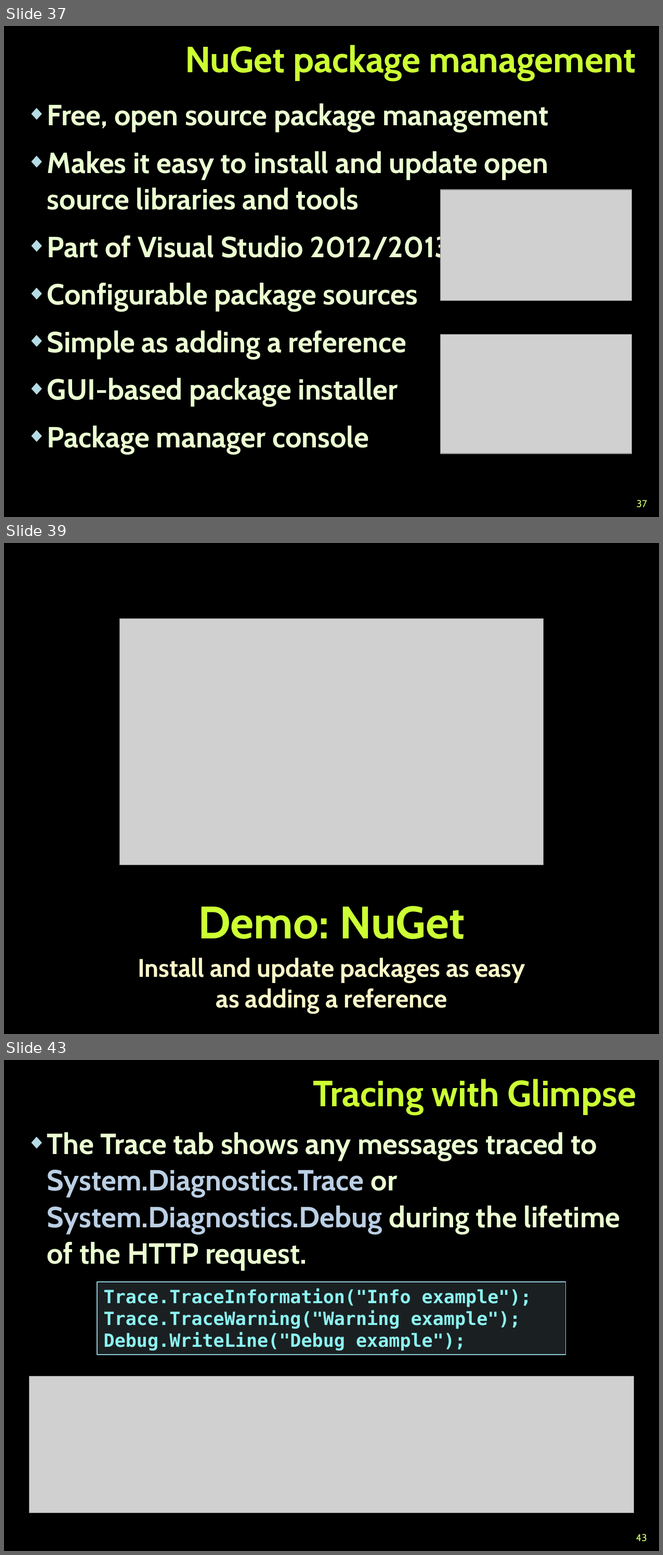
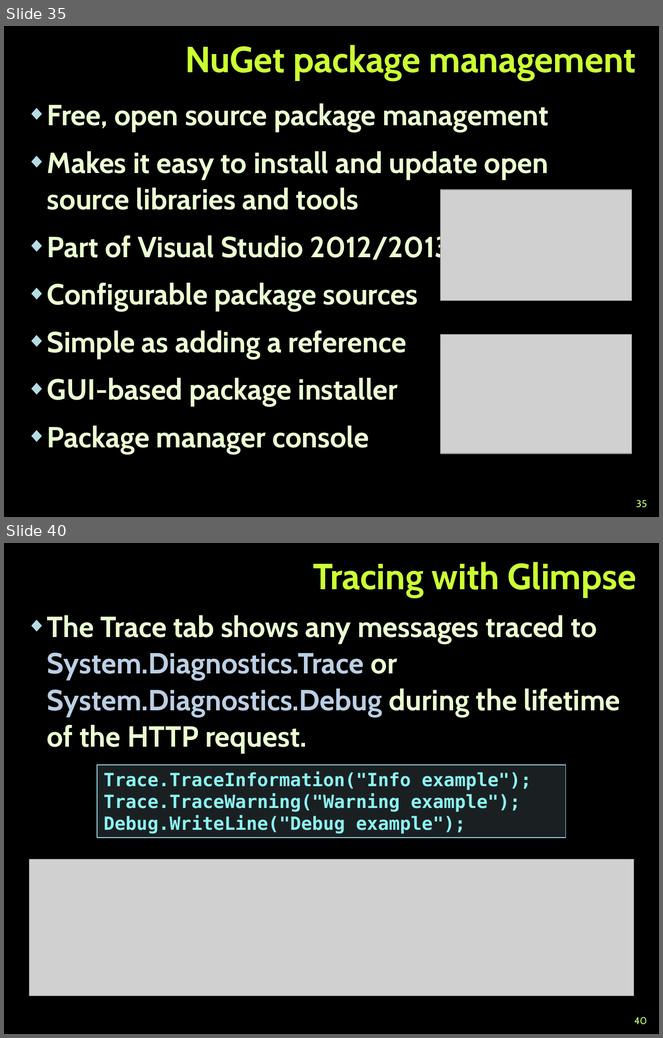
Before and after one commit to TelerikAcademy/ASP.NET-MVC, a slide deck: 01. Introduction-to-ASP.NET-MVC/Introduction to ASP.NET MVC.pptx. Shown one above the other, each under a label of ours: slides 37, 39 and 43 before the commit, slides 35 and 40 after it; the slides between them are not shown. The pictures are 663x1555 and 663x1038 pixels, drawn with LibreOffice and Linux fonts; fonts in the diff are those of the drawing; grey boxes stand for pictures; background and template pictures are left out. Boxes give left, top, right and bottom in pixels: in the first picture for what was removed or moved away, otherwise in the second. Text is boxed around its words. In the diff, an @@ line names an element or a change of style, - is before the commit and + after.

```diff
--- a/01. Introduction-to-ASP.NET-MVC/Introduction to ASP.NET MVC.pptx
+++ b/01. Introduction-to-ASP.NET-MVC/Introduction to ASP.NET MVC.pptx
@@ slide 39 removed at [4,543,659,1034], background picture (left out) @@
@@ picture removed at [120,619,544,865] @@
@@ title removed at [198,906,465,940] @@
-Demo: NuGet
@@ subtitle removed at [138,958,526,1014] @@
-Install and update packages as easy as adding a reference
@@ what was slide 37 is now slide 35 @@
@@ page number at [636,500,647,508]: text changed @@
-37
+35
@@ what was slide 43 is now slide 40 @@
@@ page number at [634,1017,647,1025]: text changed @@
-43
+40
```
Also in this commit, not shown: 19 slides changed, 2 slides added, 2 other slides removed.
